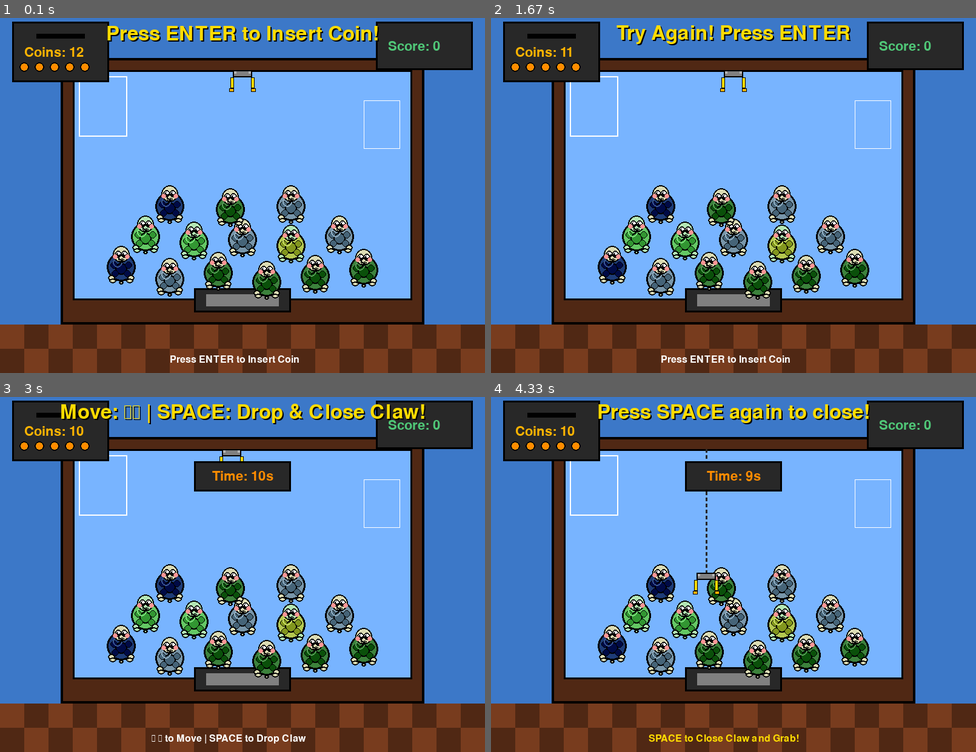
Above: before the commit, frames 1-4 (two rows, left to right).
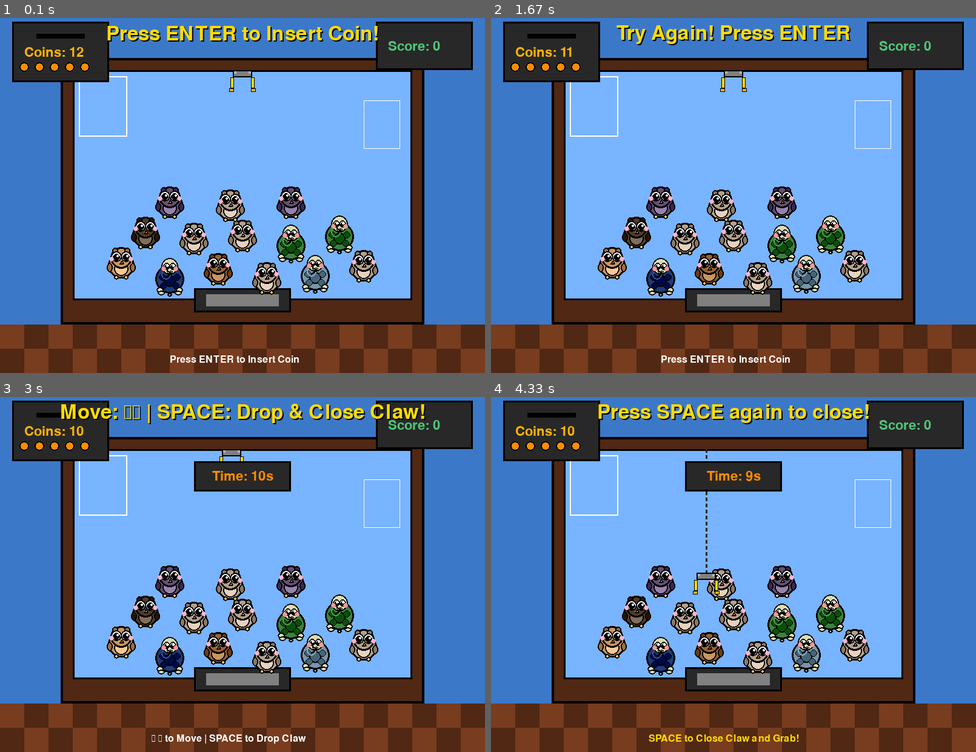
Above: after the commit, the same moments.

Repository: MeiLam1218/Claw-Machine
Game: pygame game, started from Claw Machine.py
Two runs of this game, one before a commit and one after it. Both use one fixed random seed, a clock stepped at 60 frames per second and the inputs below.
Inputs:
- Up to frame 1 (0.1 s): no input
- Up to frame 2 (1.67 s): tap Enter at 0.33 s; tap Space at 0.67, 1.07, 1.37 s; hold Right 1-1.47 s
- Up to frame 3 (3 s): tap Enter at 2.57 s; hold Left from 2.9 s (still down)
- Up to frame 4 (4.33 s): tap Enter at 3.05 s; release Left at 3.3 s; hold Right 3.33-3.97 s; tap Space at 3.48 s

The runs differ from the first frame. In frame 1, 5.1% of the frame differs, in the area x 22-78%, y 47-80%; in frame 2, 5.1%; in frame 3, 5.1%; in frame 4, 5.1%.

Commit message:
commit - added owl dolls

Diff:
--- a/Claw Machine.py
+++ b/Claw Machine.py
@@ -44,6 +44,15 @@
     (30, 60, 120),    # Dark Blue
 ]
 
+# Owl colors (pixel art style)
+OWL_COLORS = [
+    (150, 100, 50),   # Brown
+    (200, 150, 100),  # Light Brown
+    (100, 80, 120),   # Purple-Grey
+    (180, 160, 140),  # Beige
+    (80, 60, 40),     # Dark Brown
+]
+
 # Sound Generator Class
 class SoundGenerator:
     """Generate simple sound effects using pygame"""
@@ -341,6 +350,114 @@
         tail_y = self.y + self.size + 4
         pygame.draw.ellipse(screen, leg_color, (tail_x - 4, tail_y, 8, 6))
         pygame.draw.ellipse(screen, BLACK, (tail_x - 4, tail_y, 8, 6), 2)
+
+    def update_rect(self):
+        self.rect = pygame.Rect(self.x - self.size, self.y - self.size, self.size * 2, self.size * 2)
+
+class Owl:
+    """A cute chubby pixel art owl doll"""
+    def __init__(self, x, y, color):
+        self.x = x
+        self.y = y
+        self.color = color
+        self.size = 24
+        self.caught = False
+        self.falling = False
+        self.fall_speed = 0
+        self.original_y = y
+        self.rect = pygame.Rect(x - self.size, y - self.size, self.size * 2, self.size * 2)
+
+    def update(self):
+        """Update owl position if falling"""
+        if self.falling:
+            self.fall_speed += 0.5  # Gravity
+            self.y += self.fall_speed
+
+            # Stop falling when reaching original position or below
+            if self.y >= self.original_y:
+                self.y = self.original_y
+                self.falling = False
+                self.fall_speed = 0
+
+            self.update_rect()
+
+    def draw(self, screen):
+        # Draw a super cute, round, chubby owl!
+        body_color = self.color
+        darker_color = tuple(max(0, c - 40) for c in body_color)
+        lighter_color = tuple(min(255, c + 50) for c in body_color)
+
+        # Main body - BIG round circle (super chubby!)
+        pygame.draw.circle(screen, body_color, (self.x, self.y + 2), 22)
+        pygame.draw.circle(screen, BLACK, (self.x, self.y + 2), 22, 3)
+
+        # Belly patch (lighter, smaller circle on body)
+        pygame.draw.circle(screen, lighter_color, (self.x, self.y + 8), 12)
+        pygame.draw.circle(screen, BLACK, (self.x, self.y + 8), 12, 2)
+
+        # Head - large overlapping circle (merged with body for round look)
+        pygame.draw.circle(screen, body_color, (self.x, self.y - 10), 18)
+        pygame.draw.circle(screen, BLACK, (self.x, self.y - 10), 18, 3)
+
+        # Cute round ear tufts (small circles instead of triangles)
+        # Left tuft
+        pygame.draw.circle(screen, darker_color, (self.x - 10, self.y - 22), 5)
+        pygame.draw.circle(screen, BLACK, (self.x - 10, self.y - 22), 5, 2)
+
+        # Right tuft
+        pygame.draw.circle(screen, darker_color, (self.x + 10, self.y - 22), 5)
+        pygame.draw.circle(screen, BLACK, (self.x + 10, self.y - 22), 5, 2)
+
+        # Stubby round wings (small ovals on sides)
+        # Left wing
+        left_wing_rect = pygame.Rect(self.x - 24, self.y - 2, 10, 16)
+        pygame.draw.ellipse(screen, darker_color, left_wing_rect)
+        pygame.draw.ellipse(screen, BLACK, left_wing_rect, 2)
+
+        # Right wing
+        right_wing_rect = pygame.Rect(self.x + 14, self.y - 2, 10, 16)
+        pygame.draw.ellipse(screen, darker_color, right_wing_rect)
+        pygame.draw.ellipse(screen, BLACK, right_wing_rect, 2)
+
+        # HUGE adorable eyes (signature owl feature - make them BIG!)
+        # Left eye - white circle
+        pygame.draw.circle(screen, WHITE, (self.x - 8, self.y - 12), 9)
+        pygame.draw.circle(screen, BLACK, (self.x - 8, self.y - 12), 9, 2)
+        # Pupil
+        pygame.draw.circle(screen, BLACK, (self.x - 8, self.y - 11), 6)
+        # Sparkle
+        pygame.draw.circle(screen, WHITE, (self.x - 6, self.y - 13), 2)
+
+        # Right eye - white circle
+        pygame.draw.circle(screen, WHITE, (self.x + 8, self.y - 12), 9)
+        pygame.draw.circle(screen, BLACK, (self.x + 8, self.y - 12), 9, 2)
+        # Pupil
+        pygame.draw.circle(screen, BLACK, (self.x + 8, self.y - 11), 6)
+        # Sparkle
+        pygame.draw.circle(screen, WHITE, (self.x + 10, self.y - 13), 2)
+
+        # Tiny cute beak (small rounded triangle)
+        beak_color = (255, 180, 80)
+        beak = [(self.x, self.y - 5), (self.x - 3, self.y - 1), (self.x + 3, self.y - 1)]
+        pygame.draw.polygon(screen, beak_color, beak)
+        pygame.draw.polygon(screen, BLACK, beak, 2)
+
+        # Pink blush cheeks (like the turtle!)
+        blush_color = (255, 180, 200)
+        # Left cheek
+        pygame.draw.circle(screen, blush_color, (self.x - 16, self.y - 8), 4)
+        # Right cheek
+        pygame.draw.circle(screen, blush_color, (self.x + 16, self.y - 8), 4)
+
+        # Tiny round feet at bottom (cute stubby feet)
+        feet_color = (255, 200, 120)
+        # Left foot
+        pygame.draw.circle(screen, feet_color, (self.x - 8, self.y + 22), 4)
+        pygame.draw.circle(screen, BLACK, (self.x - 8, self.y + 22), 4, 2)
+
+        # Right foot
+        pygame.draw.circle(screen, feet_color, (self.x + 8, self.y + 22), 4)
+        pygame.draw.circle(screen, BLACK, (self.x + 8, self.y + 22), 4, 2)
 
     def update_rect(self):
         self.rect = pygame.Rect(self.x - self.size, self.y - self.size, self.size * 2, self.size * 2)
@@ -528,7 +645,7 @@
         self.button_rect = None
 
     def spawn_turtles(self):
-        """Spawn cute turtles in the machine"""
+        """Spawn cute turtles and owls in the machine"""
         positions = [
             (200, 420), (280, 440), (360, 430), (440, 445), (520, 435), (600, 425),
             (240, 370), (320, 380), (400, 375), (480, 385), (560, 370),
@@ -537,8 +654,13 @@
 
         self.turtles = []
         for pos in positions:
-            color = random.choice(TURTLE_COLORS)
-            self.turtles.append(Turtle(pos[0], pos[1], color))
+            # Randomly choose between turtle and owl (50/50 chance)
+            if random.random() < 0.5:
+                color = random.choice(TURTLE_COLORS)
+                self.turtles.append(Turtle(pos[0], pos[1], color))
+            else:
+                color = random.choice(OWL_COLORS)
+                self.turtles.append(Owl(pos[0], pos[1], color))
 
     def insert_coin(self):
         """Insert a coin to start the game"""
@@ -679,12 +801,12 @@
             if not self.game_active and self.coins == 0 and not self.round_over:
                 self.round_over = True
                 if self.score >= 5:
-                    self.message = f"🏆 YOU WON! {self.score} turtles!"
+                    self.message = f"🏆 YOU WON! {self.score} dolls!"
                     # Play victory sound for round win
                     if self.sound_enabled:
                         self.sounds['victory'].play()
                 else:
-                    self.message = f"Round Over! You caught {self.score} turtles!"
+                    self.message = f"Round Over! You caught {self.score} dolls!"
                 self.message_timer = 300
 
         # Update message timer
@@ -829,13 +951,13 @@
                 # Player won!
                 game_over = self.font.render("🏆 YOU WON! 🏆", True, GOLD)
                 self.screen.blit(game_over, (SCREEN_WIDTH // 2 - 150, SCREEN_HEIGHT // 2 - 60))
-                final_score = self.small_font.render(f"Amazing! You caught {self.score} turtles!", True, YELLOW)
+                final_score = self.small_font.render(f"Amazing! You caught {self.score} dolls!", True, YELLOW)
                 self.screen.blit(final_score, (SCREEN_WIDTH // 2 - 160, SCREEN_HEIGHT // 2 - 10))
             else:
                 # Round over, didn't win
                 game_over = self.font.render("ROUND OVER!", True, YELLOW)
                 self.screen.blit(game_over, (SCREEN_WIDTH // 2 - 140, SCREEN_HEIGHT // 2 - 60))
-                final_score = self.small_font.render(f"You caught {self.score} turtles!", True, WHITE)
+                final_score = self.small_font.render(f"You caught {self.score} dolls!", True, WHITE)
                 self.screen.blit(final_score, (SCREEN_WIDTH // 2 - 140, SCREEN_HEIGHT // 2 - 10))
                 need_more = self.tiny_font.render("(Need 5 or more to win)", True, RED)
                 self.screen.blit(need_more, (SCREEN_WIDTH // 2 - 90, SCREEN_HEIGHT // 2 + 20))
Not shown, changed: README.md
